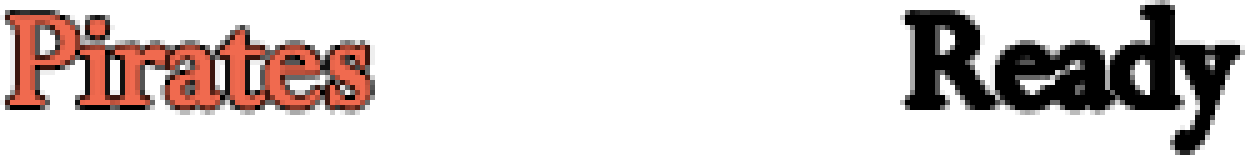
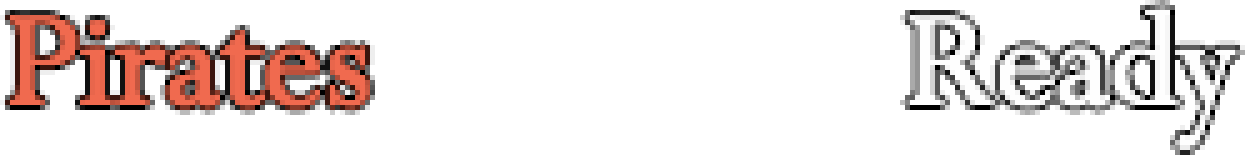
Revision of a layered 1245 x 155 image; what changed, layer by layer:
painted on "Pirates Ready" over [905, 5, 1240, 150]
